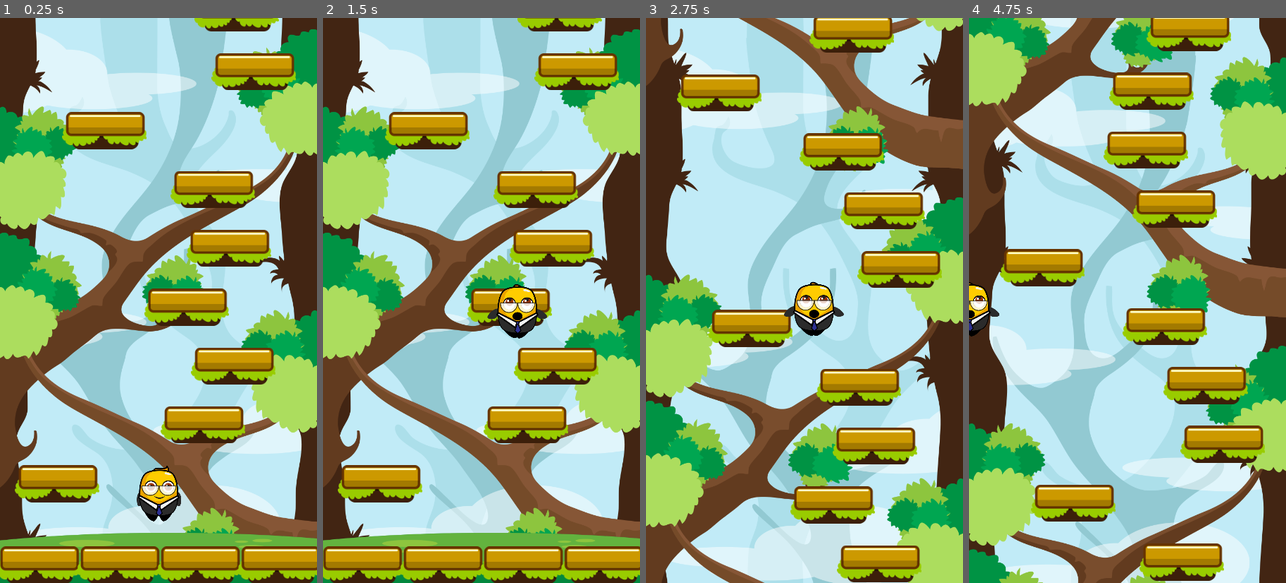
Above: before the commit, frames 1-4 (left to right).
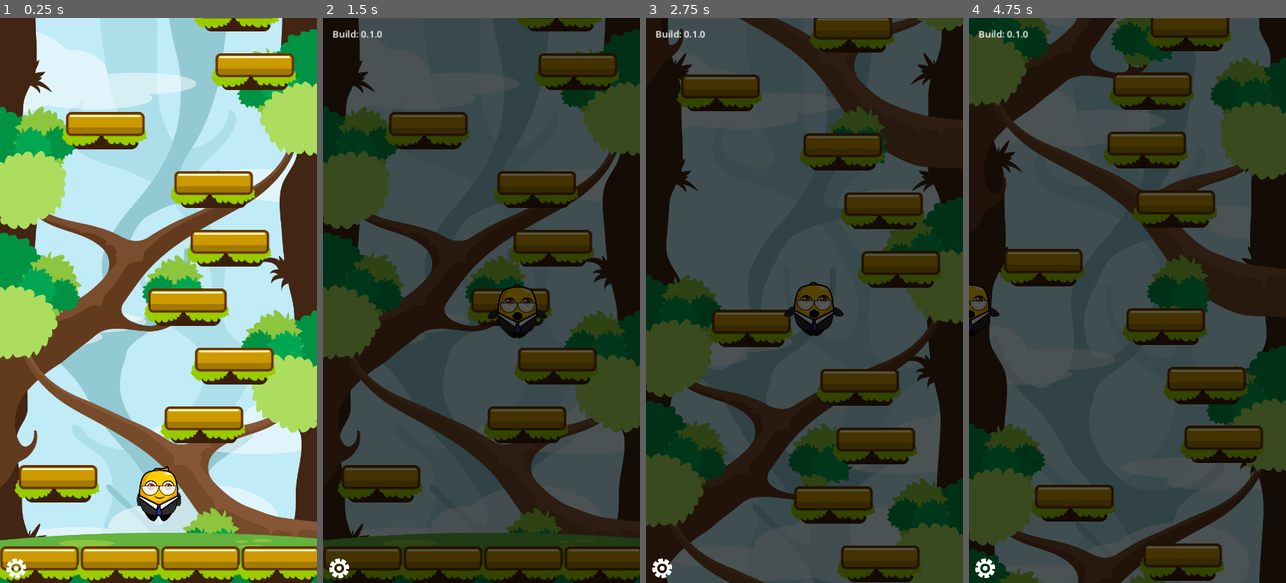
Above: after the commit, the same moments.

Repository: woliveira82/godot-mobile-jumper-jam-course
Game: Godot game, scene res://scenes/main.tscn
The game is run twice, just before and just after one commit, with the same random seed, the same clock (stepped at 60 frames per second) and the same inputs. Before the commit the project starts from res://scenes/game.tscn.
Inputs (mouse positions are in pixels of both pictures, inside the frame that each line leads up to):
- Up to frame 1 (0.25 s): no input
- Up to frame 2 (1.5 s): click (338, 566) at 0.52 s; hold D (move_right) from 1.28 s (still down)
- Up to frame 3 (2.75 s): release D (move_right) at 2.03 s; hold A (move_left) from 2.03 s (still down)
- Up to frame 4 (4.75 s): release A (move_left) at 2.78 s; hold D (move_right) 2.78-4.28 s; hold A (move_left) from 4.28 s (still down)

The runs differ from the first frame. In frame 1, 0.1% of the frame differs, in the area x 2-9%, y 95-100%; in frame 2, 100%; in frame 3, 100%; in frame 4, 100%, in the area x 0-100%, y 0-100%.

Commit message:
Section 4: UI System - Log Messages

Diff:
--- a/project.godot
+++ b/project.godot
@@ -11,9 +11,13 @@
 [application]
 
 config/name="godot-mobile-jumper-jam-course"
-run/main_scene="res://scenes/game.tscn"
+run/main_scene="res://scenes/main.tscn"
 config/features=PackedStringArray("4.1", "Mobile")
 config/icon="res://icon.svg"
+
+[autoload]
+
+Utility="*res://scripts/utility.gd"
 
 [display]
 
--- a/scenes/screens.tscn
+++ b/scenes/screens.tscn
@@ -1,6 +1,79 @@
-[gd_scene load_steps=2 format=3 uid="uid://ct4fegnfrrj00"]
+[gd_scene load_steps=3 format=3 uid="uid://ct4fegnfrrj00"]
 
 [ext_resource type="Script" path="res://scripts/screens.gd" id="1_xc70i"]
+[ext_resource type="Texture2D" uid="uid://ebdh0nfkte80" path="res://assets/textures/ui/gear.png" id="2_ulgu7"]
 
 [node name="Screens" type="CanvasLayer"]
 script = ExtResource("1_xc70i")
+
+[node name="Debug" type="Control" parent="."]
+z_index = 4000
+layout_mode = 3
+anchors_preset = 15
+anchor_right = 1.0
+anchor_bottom = 1.0
+grow_horizontal = 2
+grow_vertical = 2
+
+[node name="ConsoleLog" type="Control" parent="Debug" groups=["debug_console"]]
+layout_mode = 1
+anchors_preset = 15
+anchor_right = 1.0
+anchor_bottom = 1.0
+grow_horizontal = 2
+grow_vertical = 2
+
+[node name="BlackBG" type="ColorRect" parent="Debug/ConsoleLog"]
+layout_mode = 1
+anchors_preset = 15
+anchor_right = 1.0
+anchor_bottom = 1.0
+grow_horizontal = 2
+grow_vertical = 2
+color = Color(0, 0, 0, 0.666667)
+
+[node name="BuildNoLabel" type="Label" parent="Debug/ConsoleLog"]
+layout_mode = 1
+anchors_preset = 5
+anchor_left = 0.5
+anchor_right = 0.5
+offset_left = -254.0
+offset_top = 16.0
+offset_right = 254.0
+offset_bottom = 42.0
+grow_horizontal = 2
+text = "Build: 0.1.0"
+
+[node name="ScrollContainer" type="ScrollContainer" parent="Debug/ConsoleLog"]
+layout_mode = 1
+anchors_preset = 15
+anchor_right = 1.0
+anchor_bottom = 1.0
+offset_left = 18.0
+offset_top = 51.0
+offset_right = -18.0
+offset_bottom = -51.0
+grow_horizontal = 2
+grow_vertical = 2
+
+[node name="VBoxContainer" type="VBoxContainer" parent="Debug/ConsoleLog/ScrollContainer"]
+layout_mode = 2
+size_flags_horizontal = 3
+size_flags_vertical = 3
+
+[node name="LogLabel" type="Label" parent="Debug/ConsoleLog/ScrollContainer/VBoxContainer"]
+layout_mode = 2
+
+[node name="ToggleConsole" type="TextureButton" parent="Debug"]
+layout_mode = 1
+anchors_preset = 2
+anchor_top = 1.0
+anchor_bottom = 1.0
+offset_top = -52.0
+offset_right = 53.0
+grow_vertical = 0
+texture_normal = ExtResource("2_ulgu7")
+ignore_texture_size = true
+stretch_mode = 0
+
+[connection signal="pressed" from="Debug/ToggleConsole" to="." method="_on_toggle_console_pressed"]
--- a/scripts/screens.gd
+++ b/scripts/screens.gd
@@ -1,11 +1,15 @@
 extends CanvasLayer
 
-
-# Called when the node enters the scene tree for the first time.
-func _ready():
-	pass # Replace with function body.
+@onready var console = $Debug/ConsoleLog
 
 
-# Called every frame. 'delta' is the elapsed time since the previous frame.
+func _ready():
+	console.visible = false
+
+
 func _process(delta):
 	pass
+
+
+func _on_toggle_console_pressed():
+	console.visible = not console.visible
--- /dev/null
+++ b/scripts/utility.gd
@@ -0,0 +1,9 @@
+extends Node
+
+
+func add_log_msg(log_str: String):
+	var console = get_tree().get_first_node_in_group("debug_console")
+	if console:
+		var log_label = console.find_child("LogLabel")
+		if log_label:
+			log_label.text += log_str + "\n"
